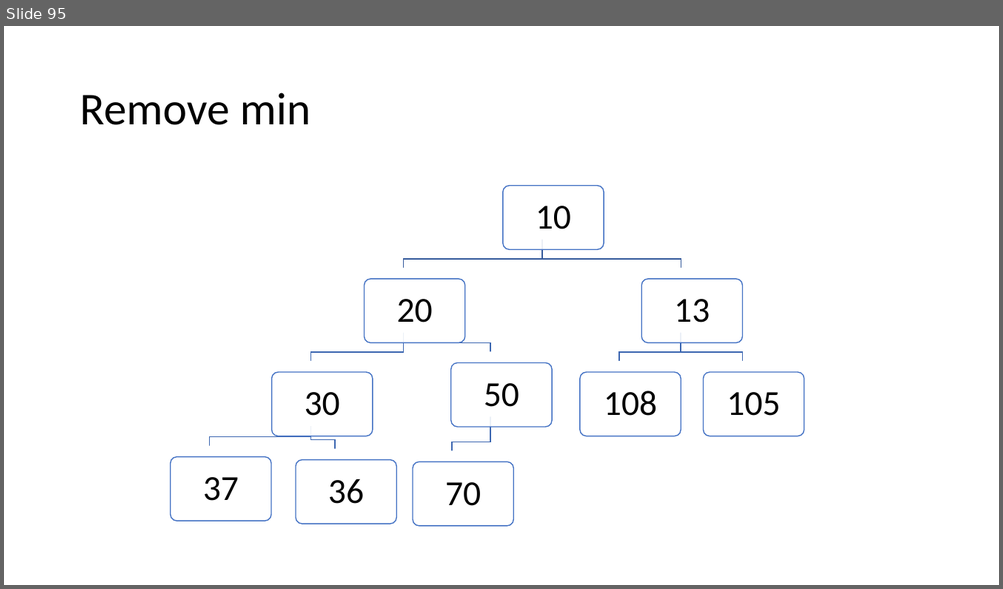
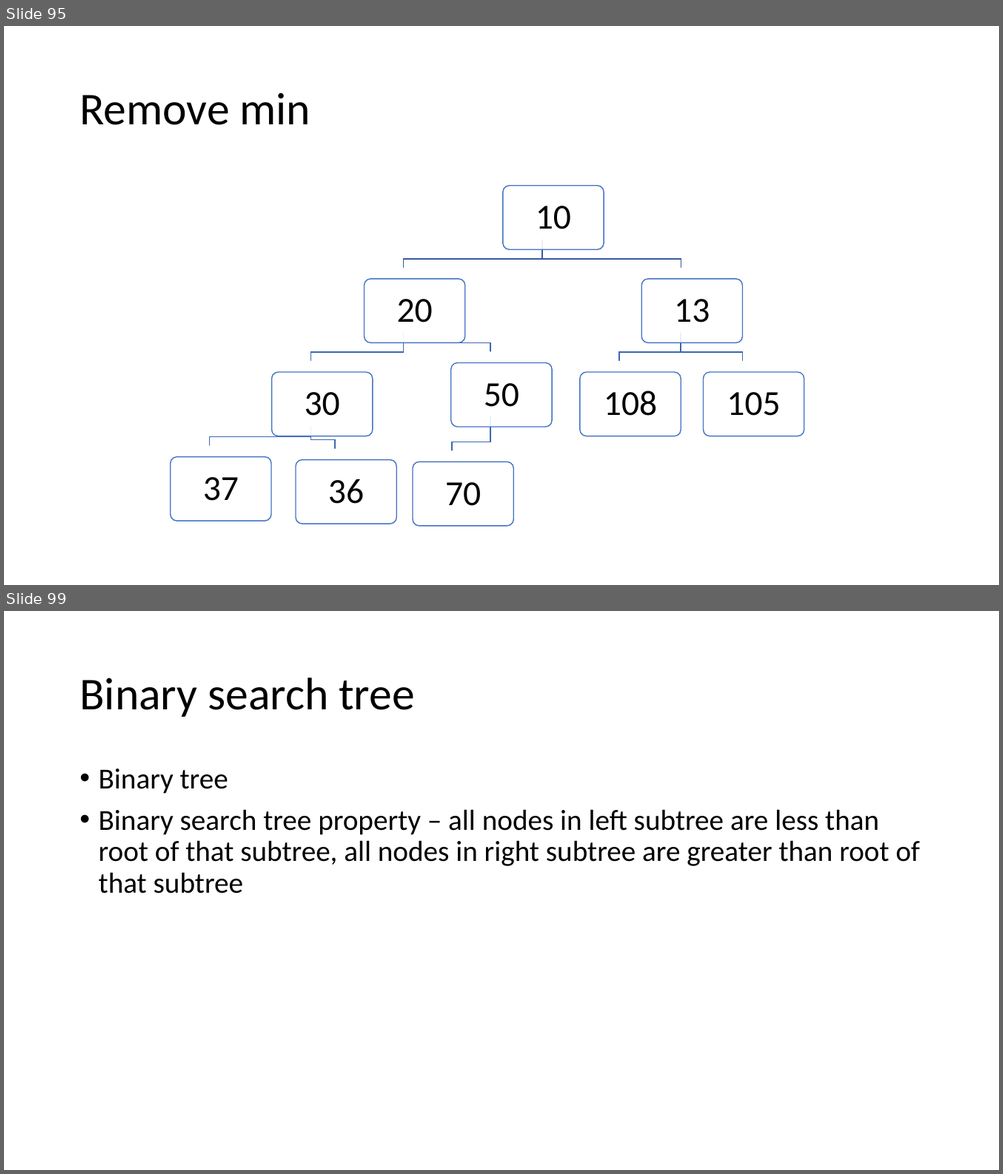
Before and after one commit to skalakm/232, a slide deck: notes.pptx. Shown one above the other, each under a label of ours: slide 95 before the commit, slides 95 and 99 after it; the slides between them are not shown. The pictures are 1003x589 and 1003x1174 pixels, drawn with LibreOffice and Linux fonts; fonts in the diff are those of the drawing. Boxes give left, top, right and bottom in pixels: in the first picture for what was removed or moved away, otherwise in the second. Text is boxed around its words. In the diff, an @@ line names an element or a change of style, - is before the commit and + after.

```diff
--- a/notes.pptx
+++ b/notes.pptx
@@ slide 99 added at [4, 611, 999, 1170], background #FFFFFF @@
@@ title added at [79, 678, 414, 717], 44 pt, text #000000 @@
+Binary search tree
@@ text added at [99, 769, 920, 894], 28 pt, text #000000 @@
+• Binary tree
+• Binary search tree property – all nodes in left subtree are less than root of that subtree, all nodes in right subtree are greater than root of that subtree
```
Also in this commit, not shown: 4 other slides added.
